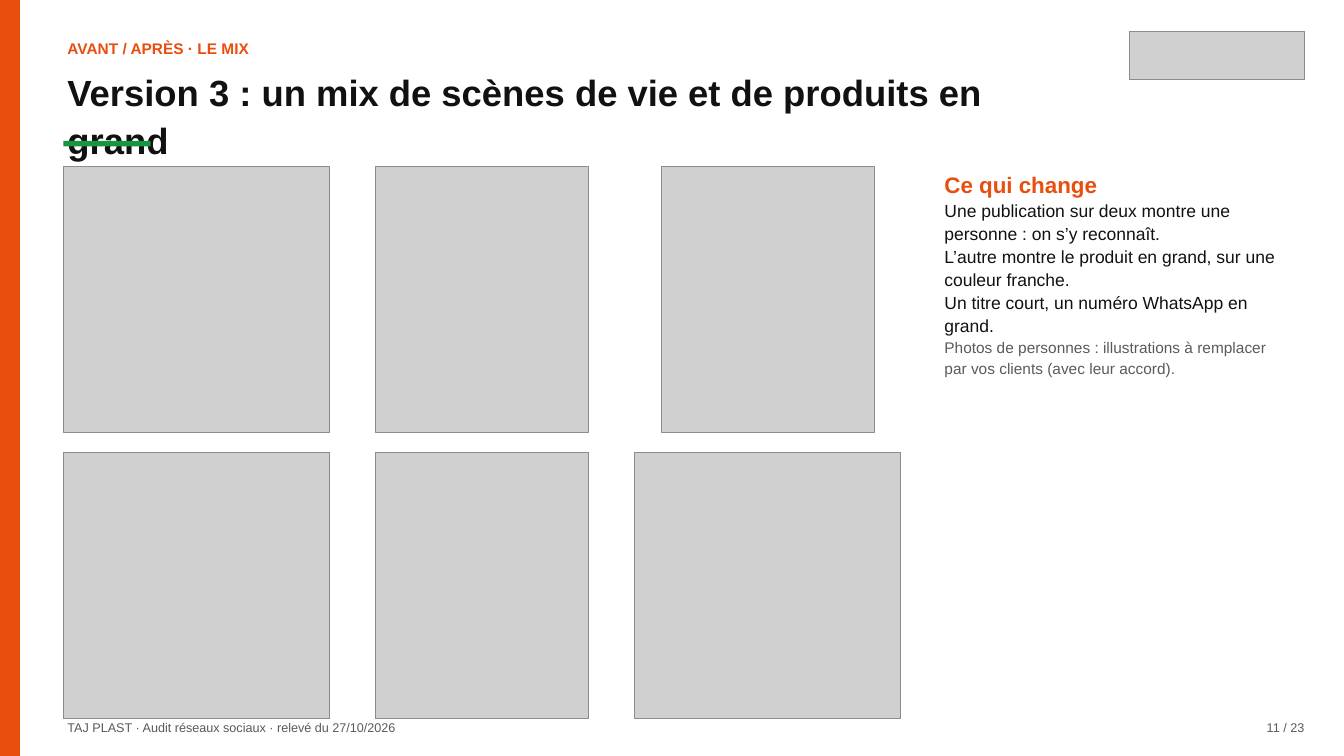
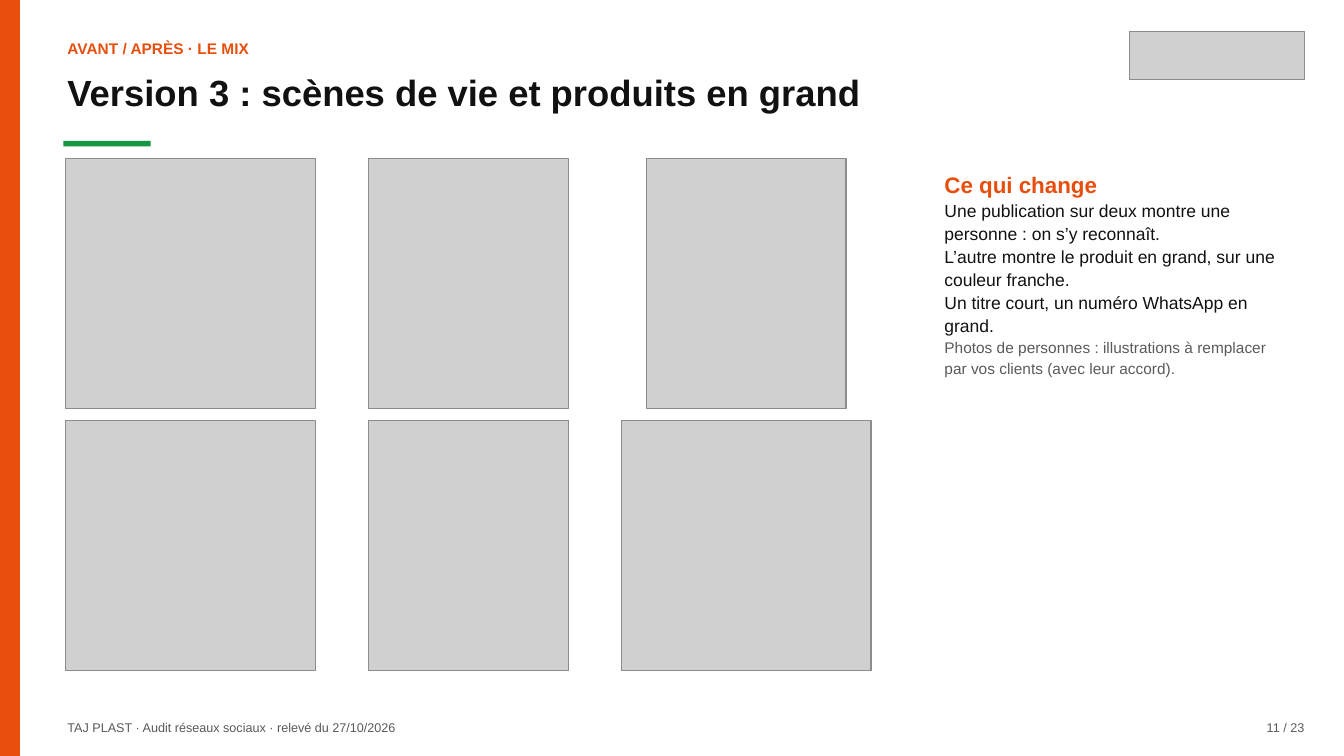
Before and after one commit to leslita06/fatima-unifood-fictif, a slide deck: slide 11 of tmp-tj/261028_tajplast_audit-reseaux-sociaux_v2.pptx. Drawn at 1344x756 pixels with LibreOffice and Linux fonts; fonts in the diff are those of the drawing; grey boxes stand for pictures. Boxes give left, top, right and bottom in pixels: in the first picture for what was removed or moved away, otherwise in the second. Text is boxed around its words. In the diff, an @@ line names an element or a change of style, - is before the commit and + after.

Commit message:
tmp

```diff
--- a/tmp-tj/261028_tajplast_audit-reseaux-sociaux_v2.pptx
+++ b/tmp-tj/261028_tajplast_audit-reseaux-sociaux_v2.pptx
@@ text at (x1=67, y1=79, x2=860, y2=113): text changed @@
-Version 3 : un mix de scènes de vie et de produits en grand
+Version 3 : scènes de vie et produits en grand
@@ picture resized from (x1=64, y1=166, x2=330, y2=433) to (x1=66, y1=158, x2=316, y2=408) @@
@@ picture resized from (x1=376, y1=166, x2=589, y2=433) to (x1=368, y1=158, x2=568, y2=408) @@
@@ picture resized from (x1=661, y1=166, x2=874, y2=433) to (x1=646, y1=158, x2=846, y2=408) @@
@@ picture resized from (x1=64, y1=453, x2=330, y2=719) to (x1=66, y1=420, x2=316, y2=670) @@
@@ picture resized from (x1=376, y1=453, x2=589, y2=719) to (x1=368, y1=420, x2=568, y2=670) @@
@@ picture resized from (x1=635, y1=453, x2=901, y2=719) to (x1=621, y1=420, x2=871, y2=670) @@
```
Also in this commit, not shown: 6 other slides changed.
